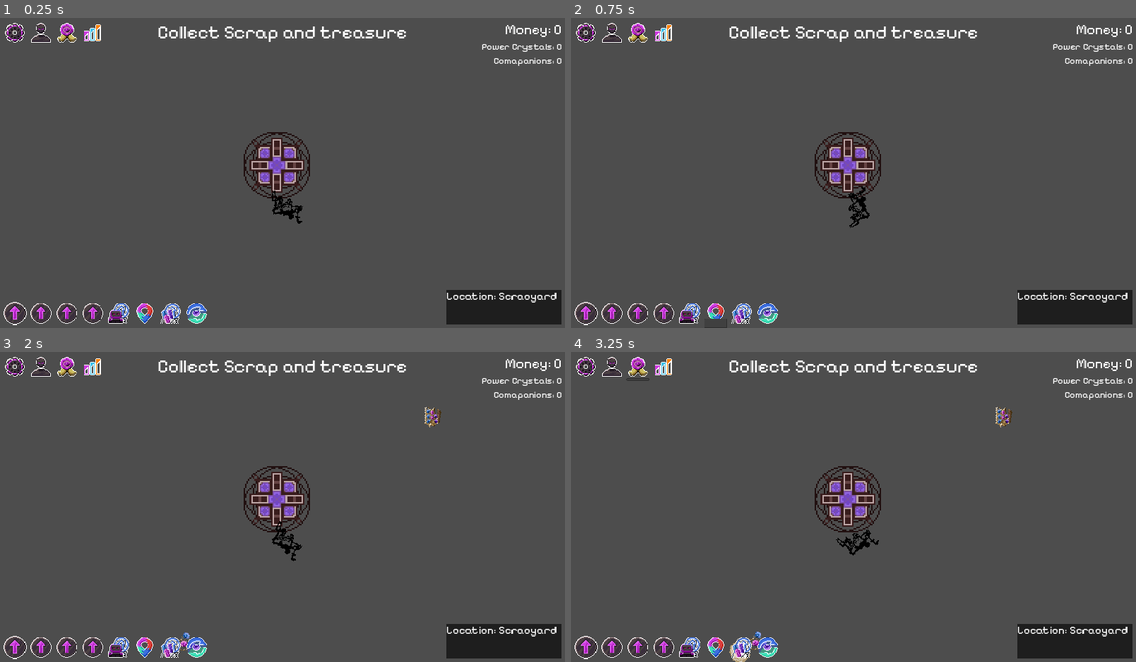
Above: before the commit, frames 1-4 (two rows, left to right).
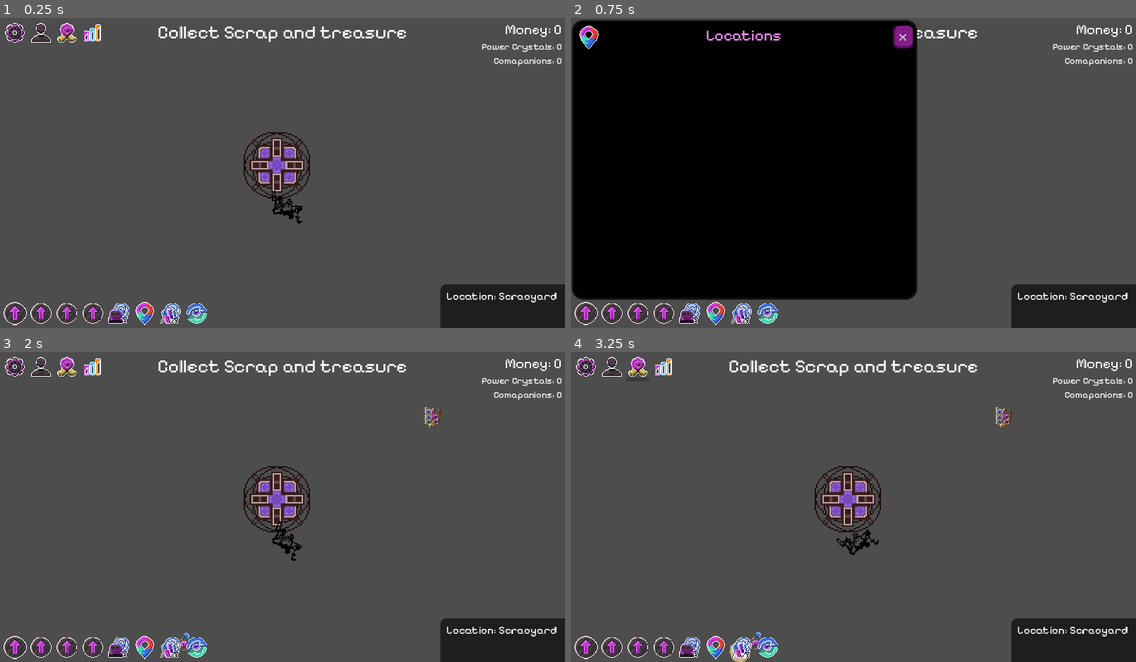
Above: after the commit, the same moments.

Repository: NathanHeaton/Robo-revolution
Game: Godot game, scene res://main.tscn
The game is run twice, just before and just after one commit, with the same random seed, the same clock (stepped at 60 frames per second) and the same inputs.
Inputs (mouse positions are in pixels of both pictures, inside the frame that each line leads up to):
- Up to frame 1 (0.25 s): no input
- Up to frame 2 (0.75 s): click (717, 312) at 0.5 s
- Up to frame 3 (2 s): click (333, 370) at 1.25 s, where only the run after the commit has a clickable "x"
- Up to frame 4 (3.25 s): click (610, 367) at 2 s; click (638, 367) at 2.75 s

The runs differ from the first frame. In frame 1, 0.9% of the frame differs, in the area x 24-100%, y 85-100%; in frame 2, 56%, in the area x 0-100%, y 0-100%; in frame 3, 0.9%; in frame 4, 0.9%.

Commit message:
added location tab

Diff:
--- a/robo-revolution/Current_Location.gd
+++ b/robo-revolution/Current_Location.gd
@@ -9,8 +9,14 @@
 Alien
 }
 # current location
-var CURRENT_LOCATION = locations.Scrapyard
+var CURRENT_LOCATION_SAFE: locations = locations.Scrapyard
 
+var CURRENT_LOCATION: locations = locations.Scrapyard:
+	get:
+		return CURRENT_LOCATION_SAFE
+	set(value):
+		CURRENT_LOCATION_SAFE = value
+		emit_signal("change_location")
 # convert enum to string when needed
 var location_to_string: Dictionary = {
 	locations.Scrapyard:"Scrapyard",
@@ -19,9 +25,6 @@
 	locations.Alien:"Alien"}
 
 
-func get_current_locations()->locations:
-	emit_signal("change_location")
-	return CURRENT_LOCATION
 
 # Called when the node enters the scene tree for the first time.
 func _ready() -> void:
--- a/robo-revolution/hud.gd
+++ b/robo-revolution/hud.gd
@@ -8,7 +8,9 @@
 # Called when the node enters the scene tree for the first time.
 func _ready() -> void:
 	$Scrapyard_upgrade_panel.hide()
+	$Locations_panel.hide()
 	generate_scrapyard_upgrades()
+	CurrentLocation.connect("change_location", Callable(self, "_on_change_location"))
 
 
 # Called every frame. 'delta' is the elapsed time since the previous frame.
@@ -25,7 +27,8 @@
 func update_money():
 	$MarginContainer/VBoxContainer/Money_Label.text = "Money: " + str(Money.MONEY)
 
-
+func _on_change_location():
+	$MarginContainer/right_hud/location.text = CurrentLocation.CURRENT_LOCATION
 
 func _on_message_timer_timeout():
 	$Message.hide()
@@ -52,3 +55,17 @@
 		var card = upgrade_card_scene.instantiate()
 		$Scrapyard_upgrade_panel/Scrapyard_content/ScrollContainer/Upgrades.add_child(card)
 		card.get_inital_data(Scrapyard_Upgrades[upgrade].get("description"),Scrapyard_Upgrades[upgrade].get("base_cost"),Scra …(221 unchanged characters)…
+
+
+
+
+func _on_location_button_toggled(toggled_on: bool) -> void:
+	if(toggled_on):
+		$Locations_panel.show()
+	else:
+		$Locations_panel.hide()
+
+
+func _on_locations_close_button_pressed() -> void:
+	$MarginContainer/upgrades_Locations_nav/Location_Button.button_pressed = false
+	$MarginContainer/upgrades_Locations_nav/Location_Button.emit_signal("toggled", false)
--- a/robo-revolution/hud.tscn
+++ b/robo-revolution/hud.tscn
@@ -41,7 +41,7 @@
 atlas = ExtResource("3_80ti6")
 region = Rect2(0, 32, 32, 32)
 
-[sub_resource type="AtlasTexture" id="AtlasTexture_nljm0"]
+[sub_resource type="AtlasTexture" id="AtlasTexture_fo47e"]
 atlas = ExtResource("3_80ti6")
 region = Rect2(32, 32, 32, 32)
 
@@ -54,7 +54,16 @@
 region = Rect2(96, 32, 32, 32)
 
 [sub_resource type="StyleBoxFlat" id="StyleBoxFlat_bm0kg"]
+content_margin_left = 20.0
+content_margin_top = 20.0
+content_margin_right = 20.0
+content_margin_bottom = 20.0
 bg_color = Color(0.117647, 0.117647, 0.117647, 1)
+corner_radius_top_left = 20
+expand_margin_left = 20.0
+expand_margin_top = 20.0
+expand_margin_right = 20.0
+expand_margin_bottom = 20.0
 
 [sub_resource type="StyleBoxFlat" id="StyleBoxFlat_ugnei"]
 content_margin_top = 20.0
@@ -102,6 +111,10 @@
 border_width_top = 4
 border_color = Color(0.117647, 0.117647, 0.117647, 1)
 
+[sub_resource type="AtlasTexture" id="AtlasTexture_8rnnb"]
+atlas = ExtResource("3_80ti6")
+region = Rect2(32, 32, 32, 32)
+
 [node name="HUD" type="Control"]
 layout_mode = 3
 anchors_preset = 15
@@ -247,15 +260,14 @@
 icon_alignment = 1
 expand_icon = true
 
-[node name="Location_Button" type="MenuButton" parent="MarginContainer/upgrades_Locations_nav"]
-custom_minimum_size = Vector2(80, 80)
-layout_mode = 2
-size_flags_horizontal = 0
-size_flags_vertical = 8
-icon = SubResource("AtlasTexture_nljm0")
-icon_alignment = 1
-expand_icon = true
-item_count = 1
+[node name="Location_Button" type="TextureButton" parent="MarginContainer/upgrades_Locations_nav"]
+custom_minimum_size = Vector2(80, 80)
+layout_mode = 2
+size_flags_horizontal = 0
+size_flags_vertical = 8
+toggle_mode = true
+texture_normal = SubResource("AtlasTexture_fo47e")
+stretch_mode = 0
 
 [node name="PowerC_Upgrades" type="MenuButton" parent="MarginContainer/upgrades_Locations_nav"]
 custom_minimum_size = Vector2(80, 80)
@@ -275,14 +287,14 @@
 icon_alignment = 1
 expand_icon = true
 
-[node name="Panel" type="Panel" parent="MarginContainer"]
+[node name="right_hud" type="Panel" parent="MarginContainer"]
 custom_minimum_size = Vector2(400, 120)
 layout_mode = 2
 size_flags_horizontal = 8
 size_flags_vertical = 8
 theme_override_styles/panel = SubResource("StyleBoxFlat_bm0kg")
 
-[node name="Label" type="Label" parent="MarginContainer/Panel"]
+[node name="location" type="Label" parent="MarginContainer/right_hud"]
 layout_mode = 0
 offset_right = 40.0
 offset_bottom = 20.0
@@ -301,7 +313,7 @@
 grow_vertical = 2
 theme_override_styles/panel = SubResource("StyleBoxFlat_ugnei")
 
-[node name="TextureRect" type="TextureRect" parent="Scrapyard_upgrade_panel"]
+[node name="Scrapyard_Icon" type="TextureRect" parent="Scrapyard_upgrade_panel"]
 custom_minimum_size = Vector2(80, 80)
 layout_mode = 1
 offset_right = 60.0
@@ -367,6 +379,72 @@
 size_flags_horizontal = 3
 theme_override_constants/separation = 20
 
+[node name="Locations_panel" type="Panel" parent="."]
+custom_minimum_size = Vector2(1160, 760)
+layout_mode = 1
+anchors_preset = 9
+anchor_bottom = 1.0
+offset_left = 22.0
+offset_top = 26.0
+offset_right = 1182.0
+offset_bottom = -98.0
+grow_vertical = 2
+theme_override_styles/panel = SubResource("StyleBoxFlat_ugnei")
+
+[node name="Title" type="Label" parent="Locations_panel"]
+layout_mode = 1
+anchors_preset = 5
+anchor_left = 0.5
+anchor_right = 0.5
+offset_left = -135.5
+offset_right = 135.5
+offset_bottom = 66.0
+grow_horizontal = 2
+size_flags_horizontal = 4
+theme_override_colors/font_color = Color(0.964706, 0.572549, 1, 1)
+theme_override_fonts/font = ExtResource("2_31lgq")
+theme_override_font_sizes/font_size = 54
+text = "Locations"
+
+[node name="Locations_Close_Button" type="Button" parent="Locations_panel"]
+clip_children = 2
+z_index = 2
+custom_minimum_size = Vector2(50, 50)
+layout_mode = 1
+anchors_preset = 1
+anchor_left = 1.0
+anchor_right = 1.0
+offset_left = -60.0
+offset_bottom = 60.0
+grow_horizontal = 0
+size_flags_horizontal = 8
+size_flags_vertical = 0
+theme_override_font_sizes/font_size = 50
+theme_override_styles/normal = SubResource("StyleBoxFlat_iwkk5")
+text = "x"
+
+[node name="Locations_content" type="VBoxContainer" parent="Locations_panel"]
+layout_mode = 1
+anchors_preset = 15
+anchor_right = 1.0
+anchor_bottom = 1.0
+offset_left = -2.0
+offset_top = 90.0
+offset_right = -2.0
+offset_bottom = -66.0
+grow_horizontal = 2
+grow_vertical = 2
+
+[node name="TextureRect" type="TextureRect" parent="Locations_panel"]
+custom_minimum_size = Vector2(80, 80)
+layout_mode = 0
+offset_right = 40.0
+offset_bottom = 40.0
+texture = SubResource("AtlasTexture_8rnnb")
+expand_mode = 3
+
 [connection signal="timeout" from="Message_Timer" to="." method="_on_message_timer_timeout"]
 [connection signal="toggled" from="MarginContainer/upgrades_Locations_nav/Scrapyard_Upgrades" to="." method="_on_scrapyard_upgrades_toggled"]
+[connection signal="toggled" from="MarginContainer/upgrades_Locations_nav/Location_Button" to="." method="_on_location_button_toggled"]
 [connection signal="pressed" from="Scrapyard_upgrade_panel/Scrapyard_Close_Button" to="." method="_on_scrapyard_close_button_pressed"]
+[connection signal="pressed" from="Locations_panel/Locations_Close_Button" to="." method="_on_locations_close_button_pressed"]
Not shown: 1 places in robo-revolution/hud.tscn that only renumber resources
